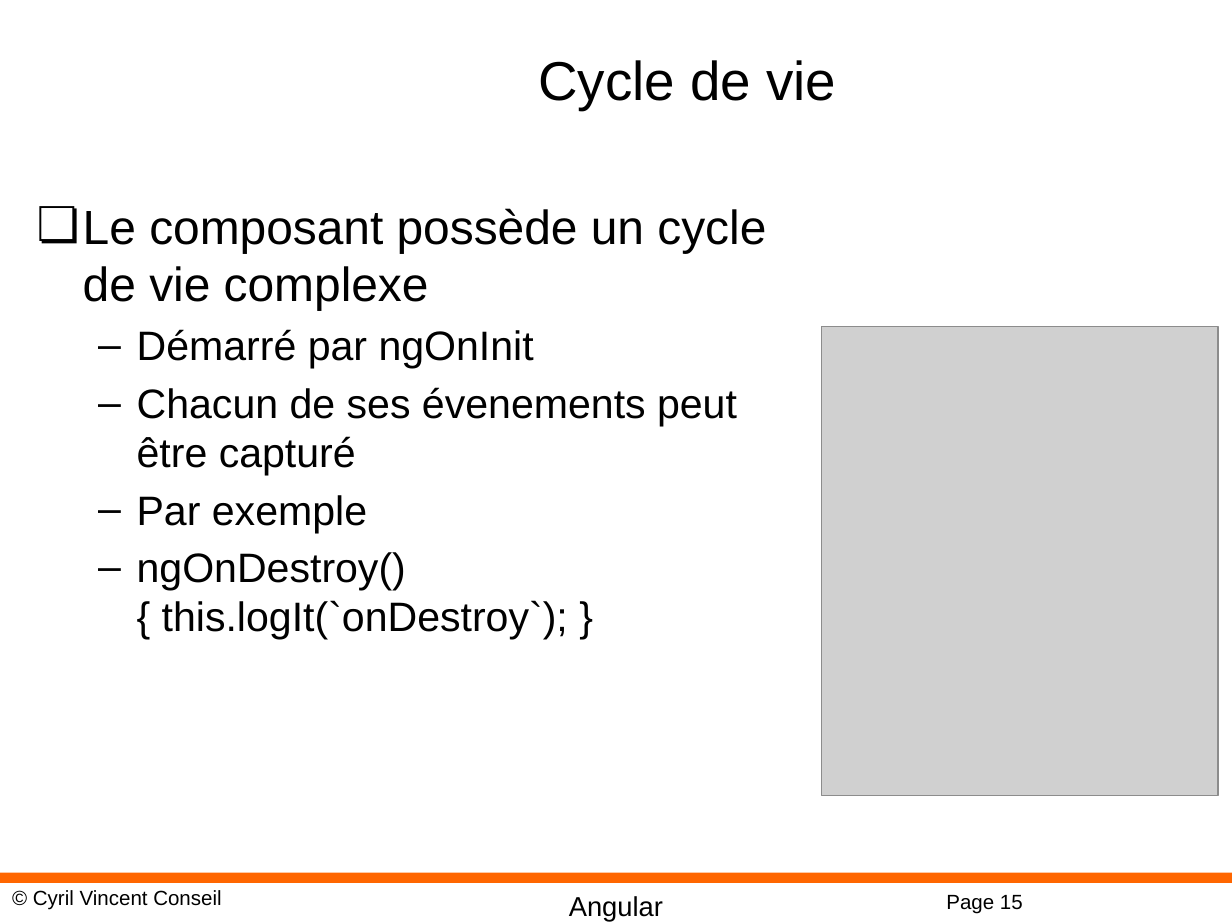
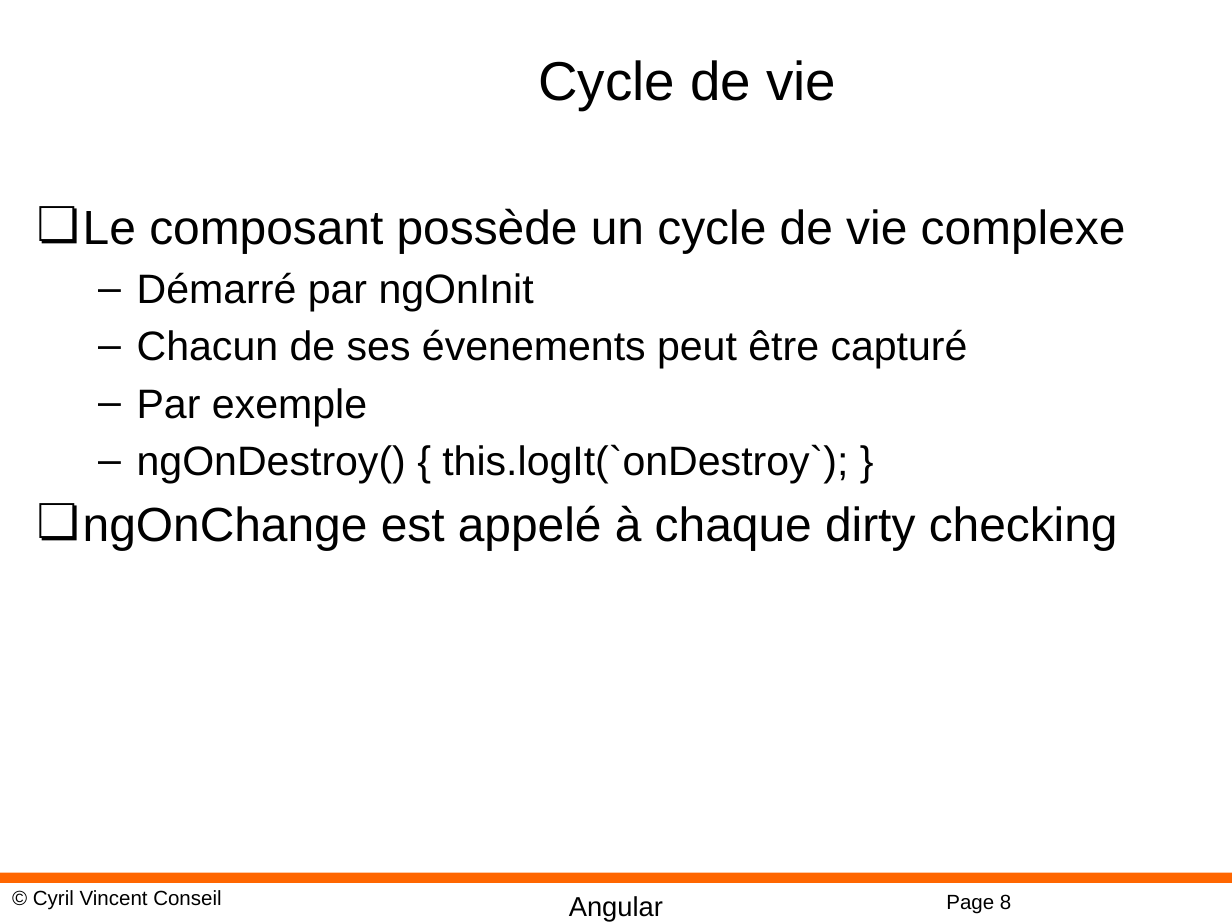
Before and after one commit to cyrilvincent/angular, a slide deck: slide 8 of PPT/Angular12-Components.pptx (slide 15 before the commit). Drawn at 1232x924 pixels with LibreOffice and Linux fonts; fonts in the diff are those of the drawing; grey boxes stand for pictures; background and template pictures are left out. Boxes give left, top, right and bottom in pixels: in the first picture for what was removed or moved away, otherwise in the second. Text is boxed around its words. In the diff, an @@ line names an element or a change of style, - is before the commit and + after.

```diff
--- a/PPT/Angular12-Components.pptx
+++ b/PPT/Angular12-Components.pptx
@@ picture removed at (x1=822, y1=326, x2=1218, y2=796) @@
@@ text at (x1=83, y1=505, x2=1118, y2=550): paragraph added @@
+❏ ngOnChange est appelé à chaque dirty checking
@@ page number at (x1=946, y1=894, x2=1011, y2=914): text changed @@
-Page 15
+Page 8
```
Also in this commit, not shown: 2 other slides changed, 7 slides removed, 51 other files.
